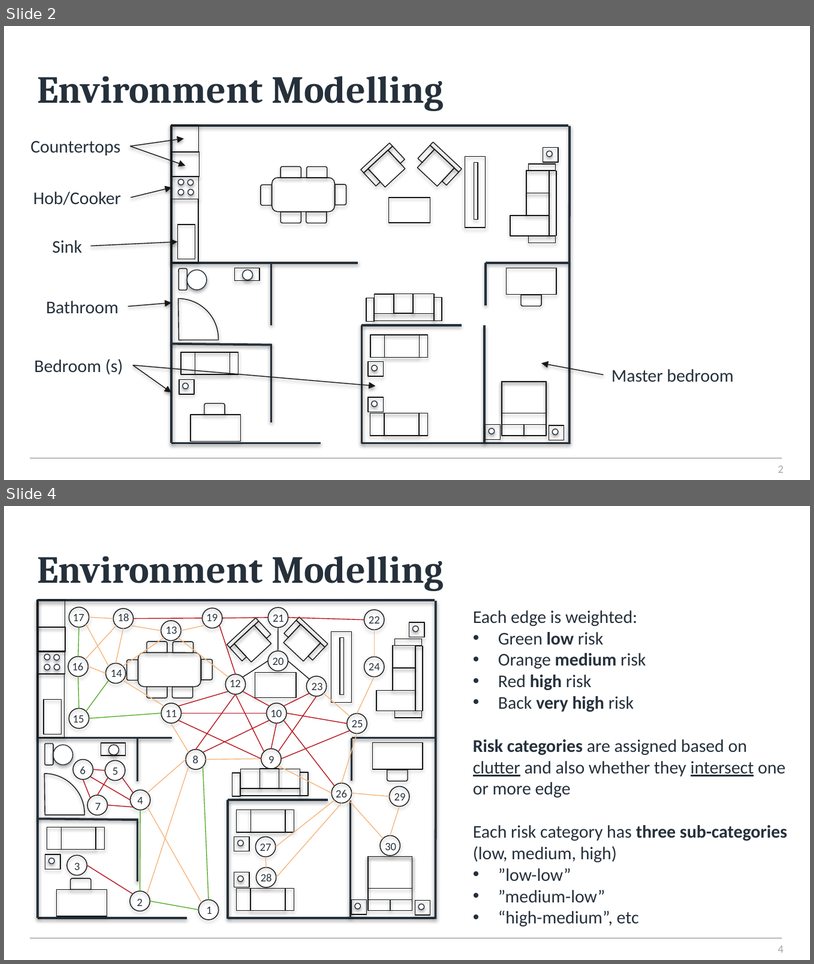
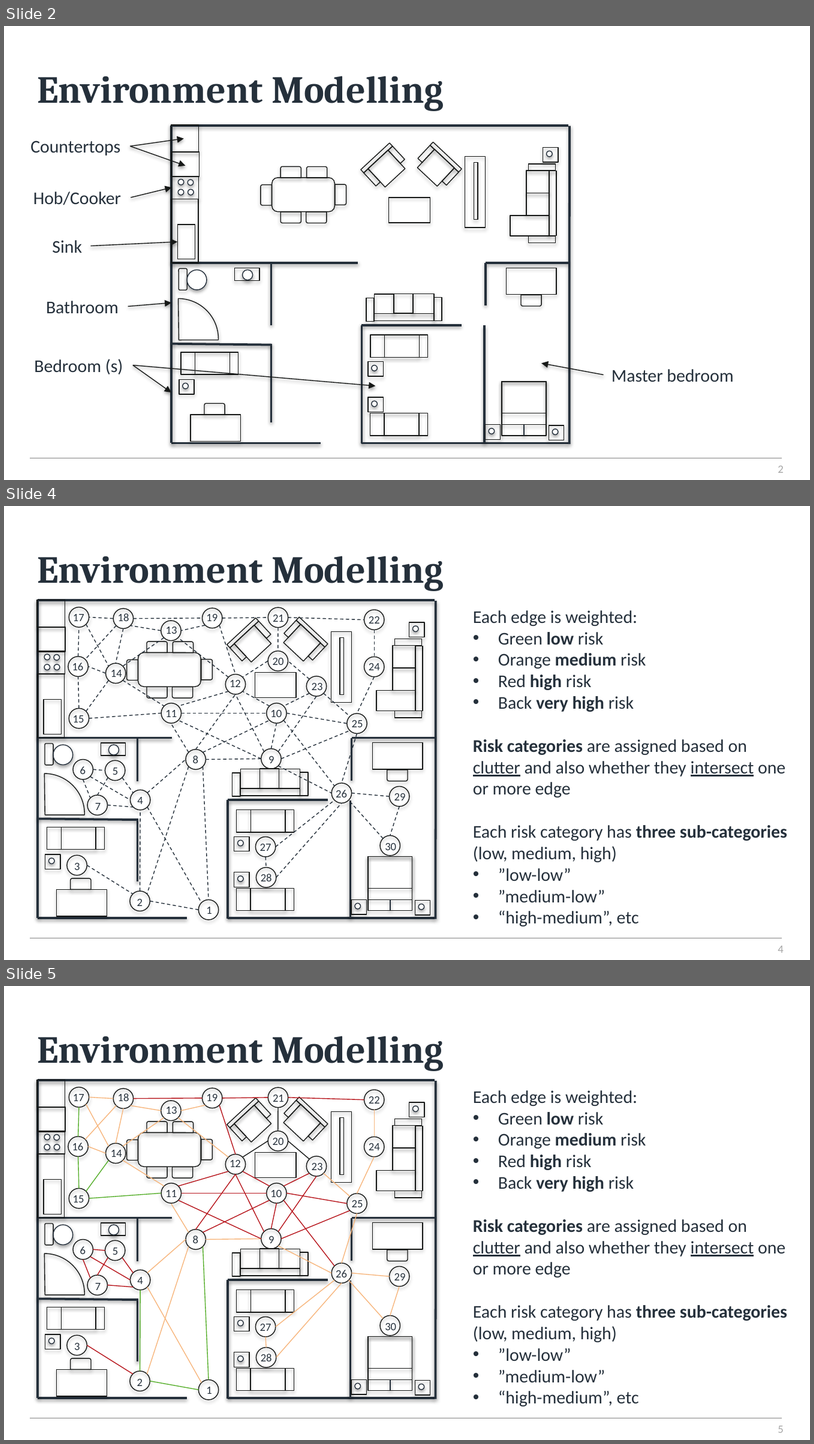
Before and after one commit to hysterr/York_Abstract_Navigation, a slide deck: Deliverables/Presentations/December_2021.pptx. Shown one above the other, each under a label of ours: slides 2 and 4 before the commit, slides 2, 4 and 5 after it; the slides between them are not shown. The pictures are 814x964 and 814x1444 pixels, drawn with LibreOffice and Linux fonts; fonts in the diff are those of the drawing; background and template pictures are left out. Boxes give left, top, right and bottom in pixels: in the first picture for what was removed or moved away, otherwise in the second. Text is boxed around its words. In the diff, an @@ line names an element or a change of style, - is before the commit and + after.

```diff
--- a/Deliverables/Presentations/December_2021.pptx
+++ b/Deliverables/Presentations/December_2021.pptx
@@ slide 4 added at bbox=[4, 506, 810, 960], background picture (left out); not listed: 2 template elements that a slide beside it also shows @@
@@ title added at bbox=[37, 556, 444, 591], 34.2 pt, text #25303B, bold @@
+Environment Modelling
@@ text added at bbox=[473, 610, 788, 927], 16 pt, text #25303B @@
+Each edge is weighted:
+• Green low risk
+• Orange medium risk
+• Red high risk
+• Back very high risk
+Risk categories are assigned based on clutter and also whether they intersect one or more edge
+Each risk category has three sub-categories (low, medium, high)
+• ”low-low”
+• ”medium-low”
+• “high-medium”, etc
@@ group added at bbox=[4, 600, 436, 919]: 77 lines, 46 rectangles, 42 ellipses, 30 texts, 8 round same rects, 2 rounded rectangles, 1 arc (boxed as its full ellipse) @@
+11
+15
+16
+17
+18
+14
+13
+19
+21
+20
+12
+23
+22
+24
+25
+26
+29
+30
+27
+28
+2
+3
+4
+8
+5
+6
+7
+1
+9
+10
@@ what was slide 4 is now slide 5 @@
@@ page number at bbox=[778, 1426, 783, 1433]: text changed @@
-4
+5
```
Also in this commit, not shown: 1 slide changed, 2 other files.
